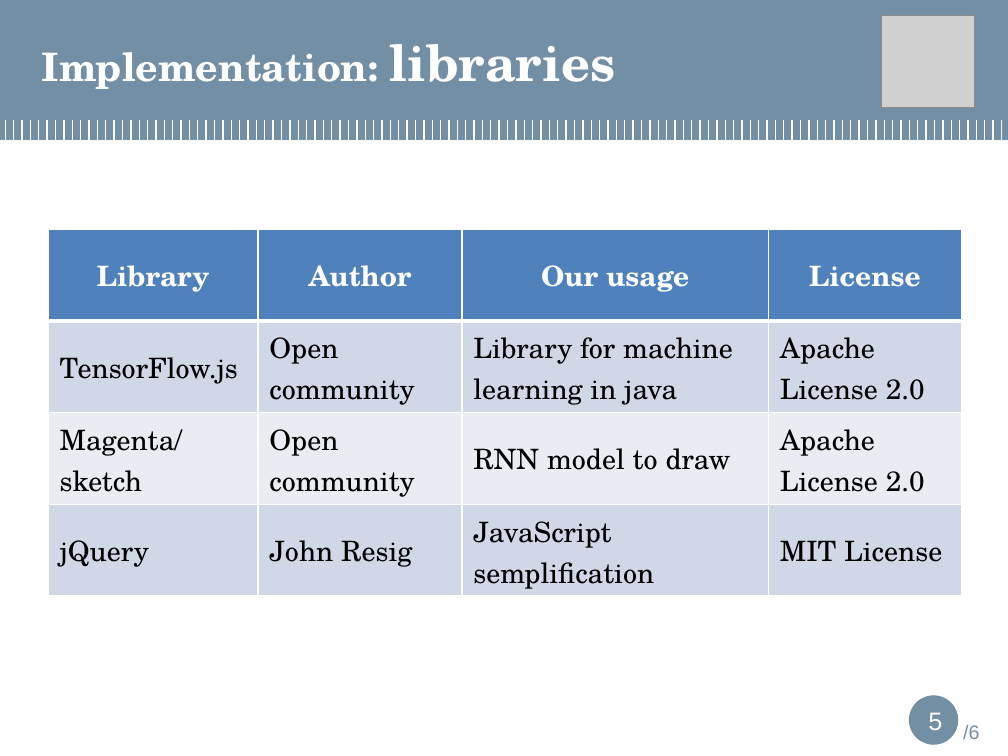
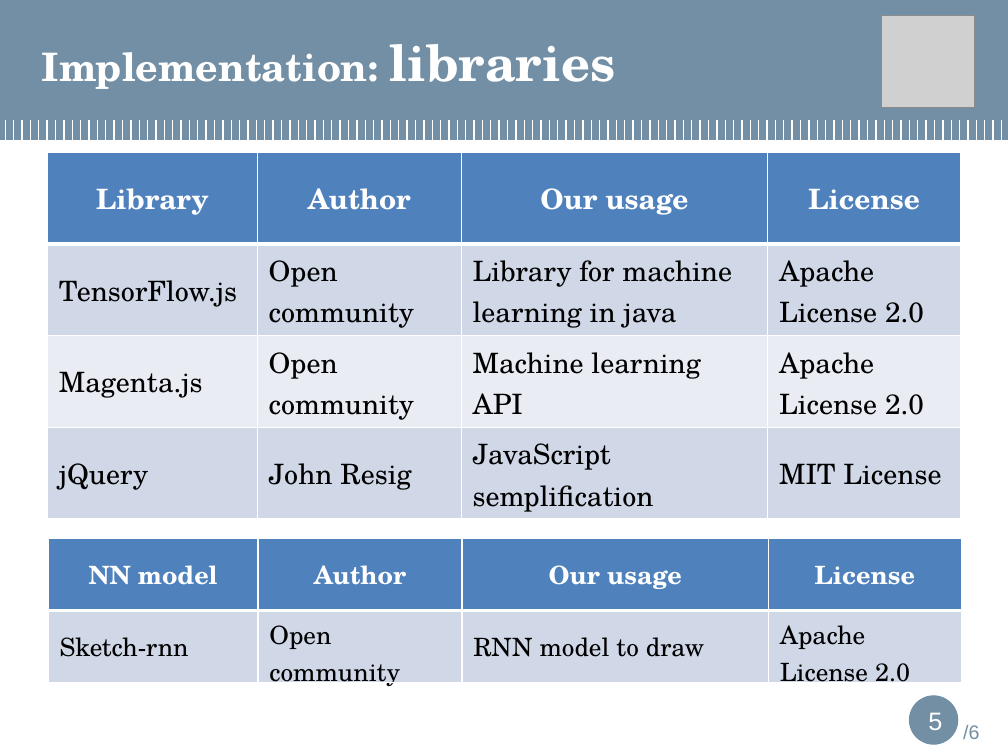
Before and after one commit to devcremona/CPACproject, a slide deck: slide 6 of Presentation.pptx. Drawn at 1008x756 pixels with LibreOffice and Linux fonts; fonts in the diff are those of the drawing; grey boxes stand for pictures; background and template pictures are left out. Boxes give left, top, right and bottom in pixels: in the first picture for what was removed or moved away, otherwise in the second. Text is boxed around its words. In the diff, an @@ line names an element or a change of style, - is before the commit and + after.

Commit message:
Update libraries in slide presentation

```diff
--- a/Presentation.pptx
+++ b/Presentation.pptx
@@ table at (x1=47, y1=152, x2=960, y2=519) @@
-row 3, column 1: Magenta/ / sketch
+row 3, column 1: Magenta.js
-row 3, column 3: RNN model to draw
+row 3, column 3: Machine learning API
@@ table moved from (x1=48, y1=230, x2=961, y2=597) to (x1=47, y1=152, x2=960, y2=519) @@
@@ table added at (x1=48, y1=538, x2=961, y2=693), 2 rows, 4 columns @@
+NN model | Author | Our usage | License
+Sketch-rnn | Open community | RNN model to draw | Apache License 2.0
```
